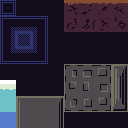
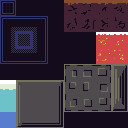
Two versions of the same layered image (128 x 128). Layer-by-layer changes:
painted on "Background" over [16, 32, 128, 128]
painted on "Layer" over [96, 32, 128, 35]
